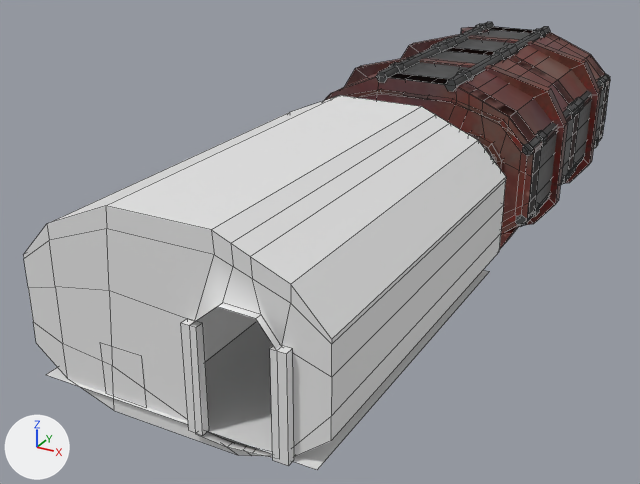
What one commit did to the Blender file Blender/engine_room.blend.
Both versions are drawn from a 50 mm lens placed at (8.15, -23.63, 8.61), pointed at (-1.35, -6.37, -0.03). The lights are fixed; the arrows at lower left show +X, +Y and +Z. The older version comes first. Mesh edges are drawn as thin lines.
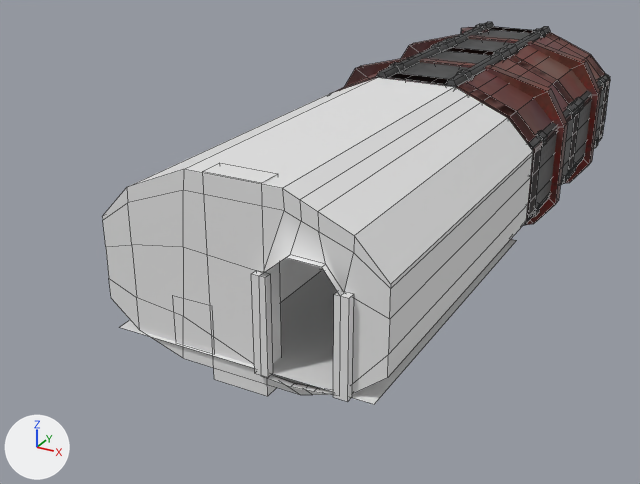
The newer file is also turned or shifted as a whole; pictures and numbers use the older file's frame.

The change, as a list of edits to the scene's bpy script:
```text
Change me_cube_008:
    used by ob_cube_010; location = (0.0, -10.0, 0.0)
    remove me_cube_008.from_pydata(...)  # 124 vertices, 108 faces; spans x -3.0..3.0, y -4.09..4.0, z -0.34..3.56
    add me_cube_008.from_pydata(...)  # 132 vertices, 114 faces; spans x -3.0..3.0, y -2.09..6.0, z -0.6..3.59
    me_cube_008 part 1: the loose piece of 88 vertices spanning x -3.0..3.0, y -4.07..3.93, z -0.34..3.56 is moved by (0.0, 2.0, 0.0)
    me_cube_008 part 2: the loose piece of 4 vertices spanning x -2.8..2.8, y -4.0..4.0, z -0.02 is moved by (0.0, 2.0, 0.0)
    me_cube_008 part 3: the loose piece of 8 vertices spanning x 0.44..0.73, y -4.09..-3.91, z -0.05..1.95 is moved by (0.0, 2.0, 0.0)
    me_cube_008 part 4: the loose piece of 8 vertices spanning x 2.05..2.34, y -4.09..-3.91, z -0.05..1.95 is moved by (0.0, 2.0, 0.0)
    me_cube_008 part 5: the loose piece of 8 vertices spanning x -1.45..-0.55, y -3.93..0.61, z -0.02..1.0 is moved by (0.0, 2.0, 0.0)
    me_cube_008 part 6: a new loose piece, a box spanning x -0.6..0.6, y -1.92..-1.4, z -0.6..3.59
    other edits to the shape of me_cube_008 do not show in these pictures
```

What differs and where, as boxes [x1, y1, x2, y2] in the pictures (640 x 484 px; the box of a moved part takes in the faces that stretch with it):
'Cube.010', reshaped (11% narrower, 13% shorter)
    before: [23, 95, 506, 470]
    after: [102, 77, 533, 404]
part 1 of me_cube_008, moved or reshaped
    before: [23, 95, 506, 458]
    after: [102, 77, 533, 395]
part 2 of me_cube_008, moved or reshaped
    before: [46, 270, 490, 470]
    after: [120, 239, 517, 404]
part 3 of me_cube_008, moved or reshaped
    before: [181, 319, 209, 435]
    after: [251, 270, 273, 377]
part 4 of me_cube_008, moved or reshaped
    before: [270, 346, 294, 466]
    after: [333, 292, 354, 402]
part 5 of me_cube_008, moved or reshaped
    before: [100, 307, 257, 407]
    after: [172, 258, 321, 354]
part 6 of me_cube_008, added
    after: [203, 163, 282, 396]
